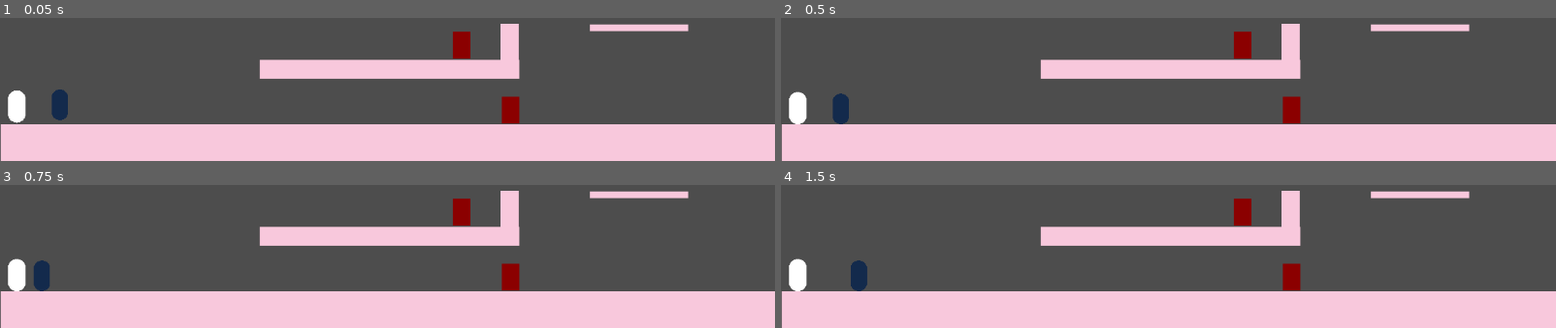
Above: before the commit, frames 1-4 (two rows, left to right).
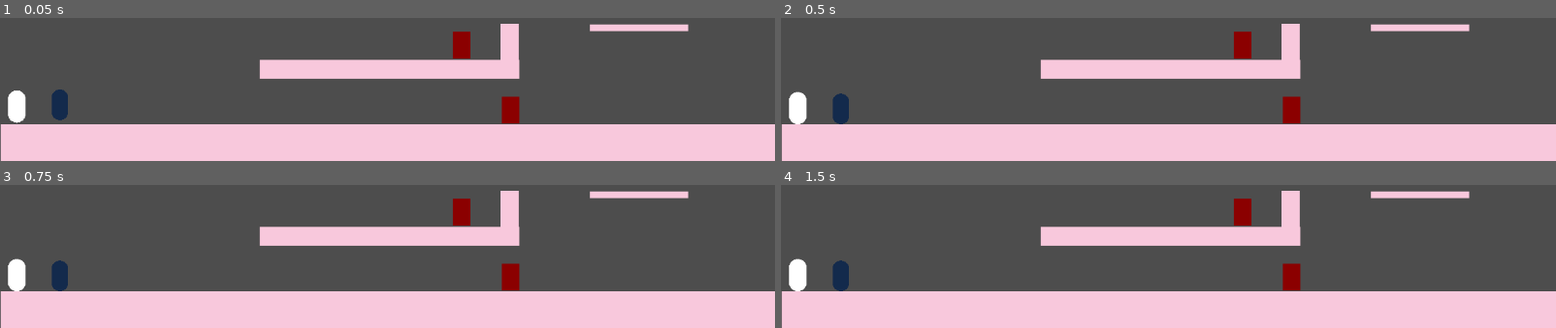
Above: after the commit, the same moments.

Repository: C0SMICSHARK/Pirate-Cats-and-Cowboy-Sharks
Game: Godot game, scene res://Scenes/test_scene.tscn
Same seed, same stepped clock (60 frames per second), same inputs: the game is played once before the commit and once after it. The project has no main scene, so this scene is started directly.
Inputs:
- Up to frame 1 (0.05 s): no input
- Up to frame 2 (0.5 s): no input
- Up to frame 3 (0.75 s): tap Enter at 0.5 s; tap A (LEFT_P2) at 0.6 s
- Up to frame 4 (1.5 s): tap D (RIGHT_P2) at 0.8, 1.35 s; tap Space at 1.25 s

Frames 1-2 are identical in both runs. In frame 3, 0.8% of the frame differs, in the area x 4-9%, y 52-75%; in frame 4, 0.8%, in the area x 6-12%, y 52-75%.

Commit message:
Testing Controls

Diff:
--- a/Scripts/Player2.gd
+++ b/Scripts/Player2.gd
@@ -16,7 +16,7 @@
 
 	# Get the input direction and handle the movement/deceleration.
 	# As good practice, you should replace UI actions with custom gameplay actions.
-	var direction := Input.get_axis("LEFT_P2", "RIGHT_P2")
+	var direction := Input.get_axis("LEFT_P1", "RIGHT_P1")
 	if direction:
 		velocity.x = direction * SPEED
 	else:
--- a/project.godot
+++ b/project.godot
@@ -18,22 +18,24 @@
 
 LEFT_P1={
 "deadzone": 0.2,
-"events": [Object(InputEventJoypadMotion,"resource_local_to_scene":false,"resource_name":"","device":-1,"axis":0,"axis_value":-1.0,"script":null)
+"events": [Object(InputEventJoypadMotion,"resource_local_to_scene":false,"resource_name":"","device":0,"axis":0,"axis_value":-1.0,"script":null)
+, Object(InputEventJoypadMotion,"resource_local_to_scene":false,"resource_name":"","device":1,"axis":1,"axis_value":1.0,"script":null)
 ]
 }
 RIGHT_P1={
 "deadzone": 0.2,
-"events": [Object(InputEventJoypadMotion,"resource_local_to_scene":false,"resource_name":"","device":-1,"axis":0,"axis_value":1.0,"script":null)
+"events": [Object(InputEventJoypadMotion,"resource_local_to_scene":false,"resource_name":"","device":0,"axis":0,"axis_value":1.0,"script":null)
+, Object(InputEventJoypadMotion,"resource_local_to_scene":false,"resource_name":"","device":1,"axis":0,"axis_value":1.0,"script":null)
 ]
 }
 JUMP_P1={
 "deadzone": 0.2,
-"events": [Object(InputEventJoypadButton,"resource_local_to_scene":false,"resource_name":"","device":-1,"button_index":0,"pressure":0.0,"pressed":true,"script":null)
+"events": [Object(InputEventJoypadButton,"resource_local_to_scene":false,"resource_name":"","device":0,"button_index":0,"pressure":0.0,"pressed":true,"script":null)
 ]
 }
 DASH={
 "deadzone": 0.2,
-"events": [Object(InputEventJoypadMotion,"resource_local_to_scene":false,"resource_name":"","device":-1,"axis":5,"axis_value":1.0,"script":null)
+"events": [Object(InputEventJoypadMotion,"resource_local_to_scene":false,"resource_name":"","device":0,"axis":5,"axis_value":1.0,"script":null)
 ]
 }
 OPTIONS={
@@ -60,5 +62,6 @@
 BREAK={
 "deadzone": 0.2,
 "events": [Object(InputEventKey,"resource_local_to_scene":false,"resource_name":"","device":-1,"window_id":0,"alt_press …(191 unchanged characters)…
+, Object(InputEventJoypadButton,"resource_local_to_scene":false,"resource_name":"","device":1,"button_index":1,"pressure":0.0,"pressed":true,"script":null)
 ]
 }
